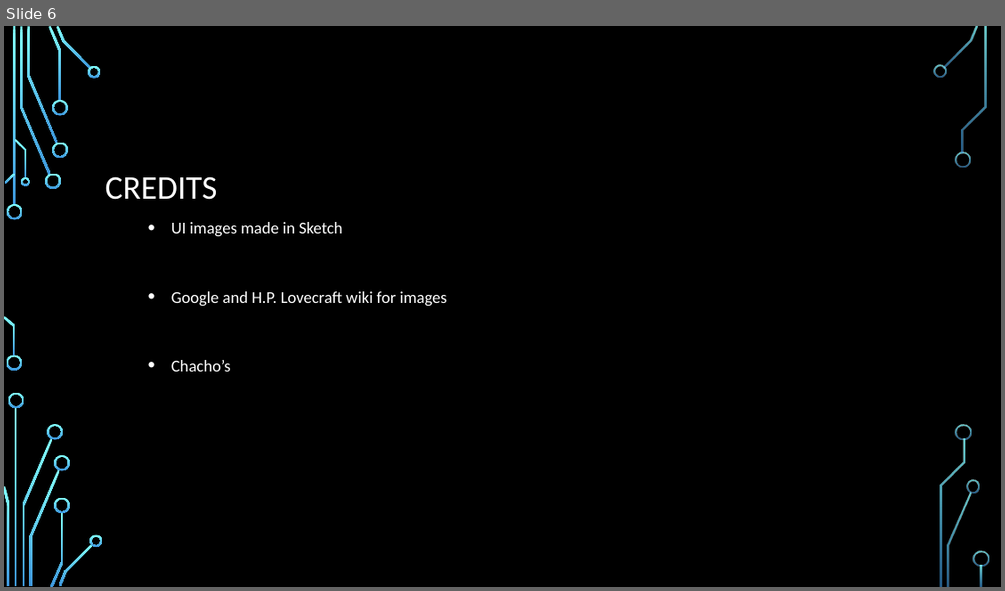
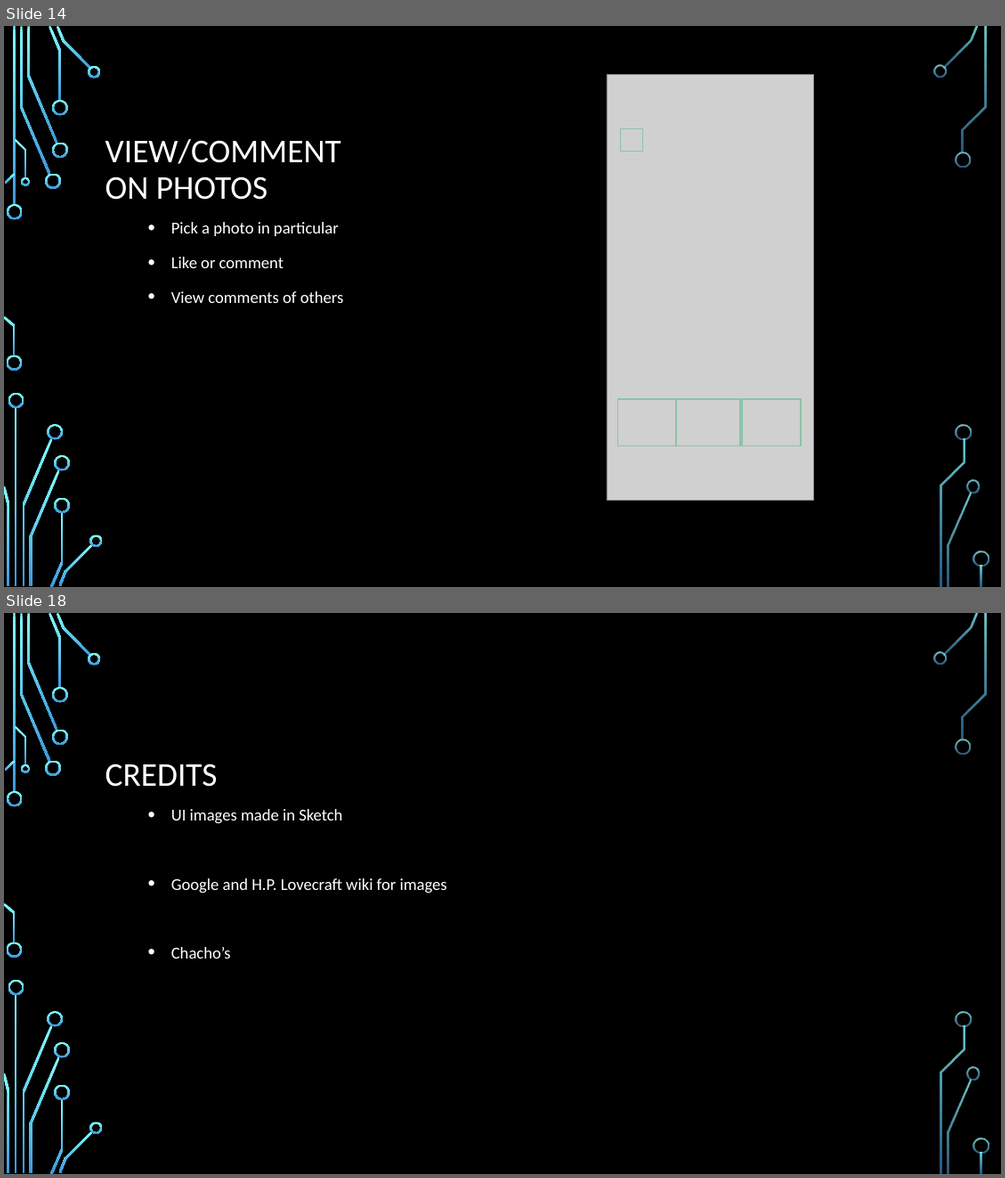
Before and after one commit to shitwolfymakes/CS-3773-Software-Engineering, a slide deck: Reunions App.pptx. Shown one above the other, each under a label of ours: slide 6 before the commit, slides 14 and 18 after it; the slides between them are not shown. The pictures are 1005x591 and 1005x1178 pixels, drawn with LibreOffice and Linux fonts; fonts in the diff are those of the drawing; grey boxes stand for pictures; background and template pictures are left out. Boxes give left, top, right and bottom in pixels: in the first picture for what was removed or moved away, otherwise in the second. Text is boxed around its words. In the diff, an @@ line names an element or a change of style, - is before the commit and + after.

```diff
--- a/Reunions App.pptx
+++ b/Reunions App.pptx
@@ slide 14 added at [4, 26, 1001, 587], background picture (left out); not listed: 36 template elements that a slide beside it also shows @@
@@ picture added at [607, 75, 813, 500] @@
@@ action button blank added at [621, 129, 643, 151], outline #8AC4A7 1.25 pt @@
@@ title added at [105, 139, 341, 200], 32 pt, text #FFFFFF @@
+VIEW/COMMENT
+ON PHOTOS
@@ text added at [171, 222, 344, 303], 16 pt, text #FFFFFF @@
+• Pick a photo in particular
+• Like or comment
+• View comments of others
@@ action button blank added at [618, 399, 676, 445], outline #8AC4A7 1.25 pt @@
@@ action button blank added at [676, 399, 741, 445], outline #8AC4A7 1.25 pt @@
@@ action button blank added at [742, 399, 801, 445], outline #8AC4A7 1.25 pt @@
@@ what was slide 6 is now slide 18 @@
```
Also in this commit, not shown: 5 slides changed, 11 other slides added.
